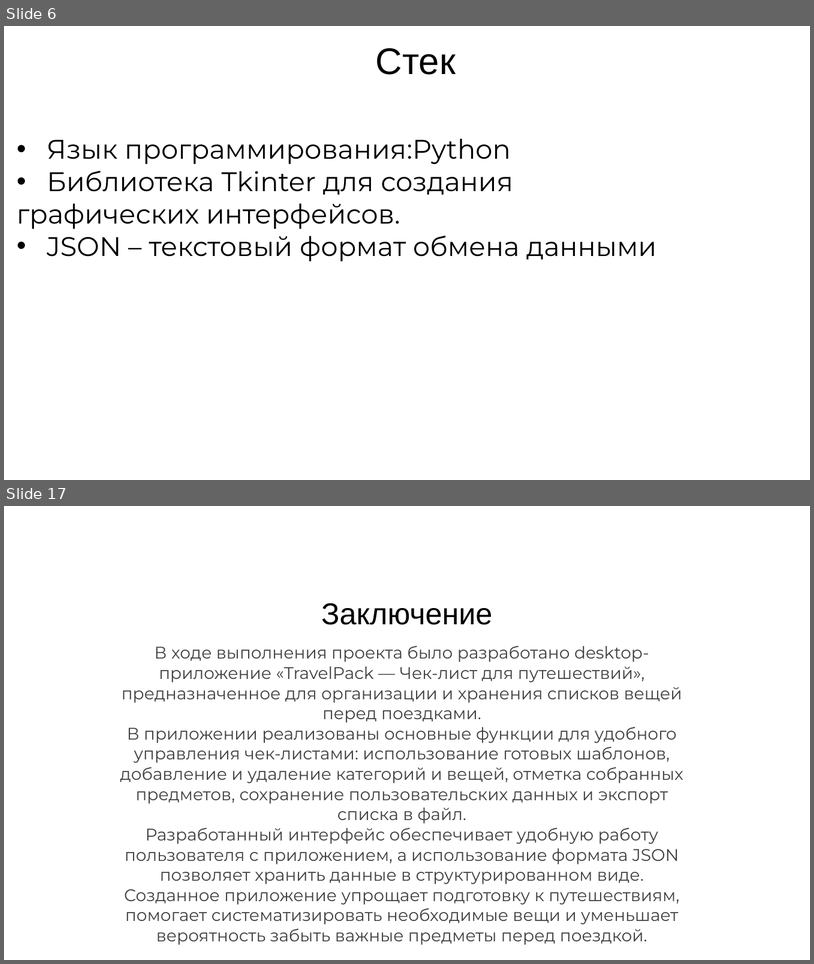
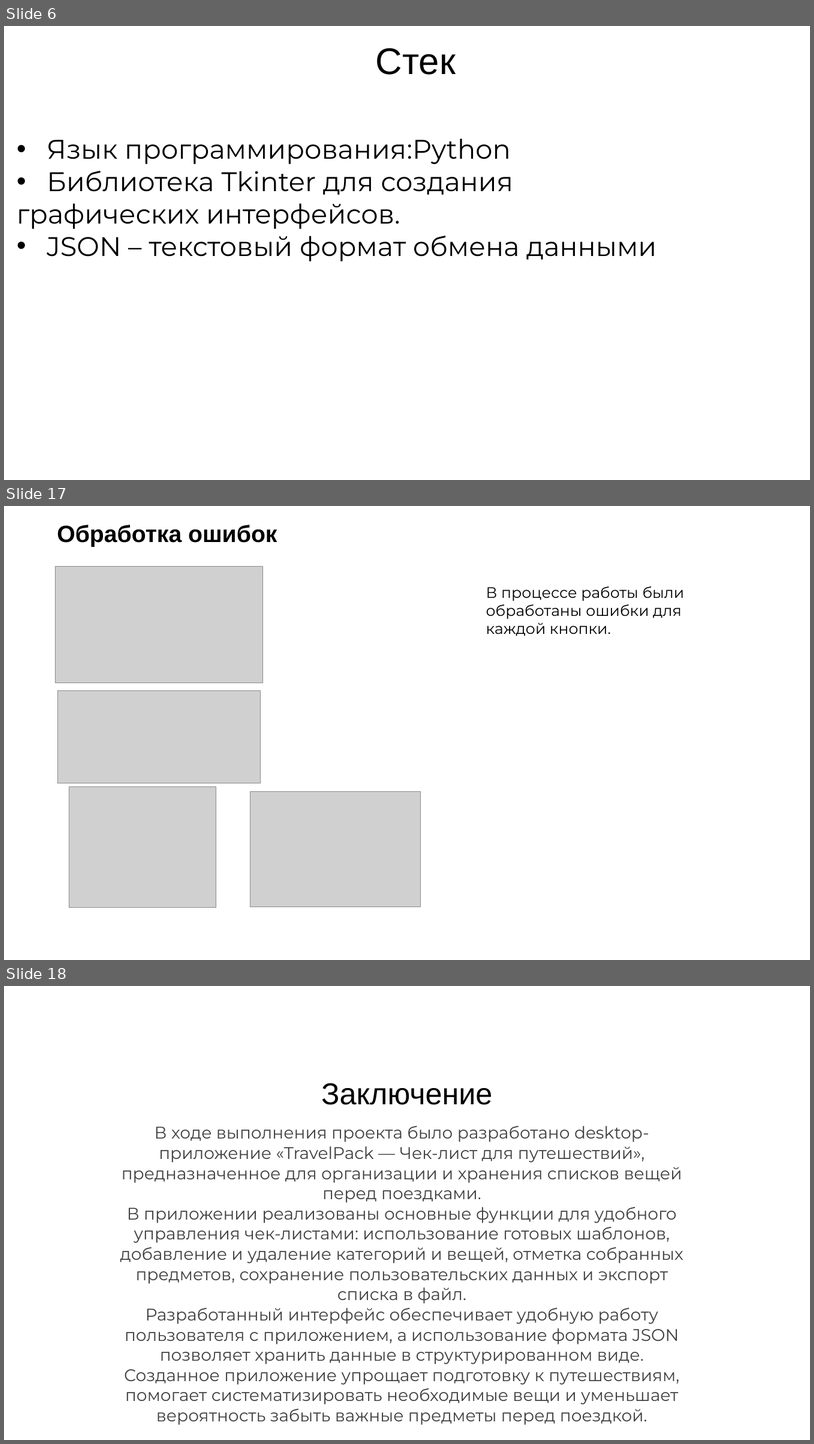
Before and after one commit to Samira13456/project3, a slide deck: pr3.pptx. Shown one above the other, each under a label of ours: slides 6 and 17 before the commit, slides 6, 17 and 18 after it; the slides between them are not shown. The pictures are 814x964 and 814x1444 pixels, drawn with LibreOffice and Linux fonts; fonts in the diff are those of the drawing; grey boxes stand for pictures; background and template pictures are left out. Boxes give left, top, right and bottom in pixels: in the first picture for what was removed or moved away, otherwise in the second. Text is boxed around its words. In the diff, an @@ line names an element or a change of style, - is before the commit and + after.

```diff
--- a/pr3.pptx
+++ b/pr3.pptx
@@ slide 17 added at [4, 506, 810, 960], background picture (left out) @@
@@ text added at [57, 525, 277, 547], 28 pt, text #000000, bold @@
+Обработка ошибок
@@ rounded rectangle added at [52, 554, 431, 913], fill #FFFFFF at 50% opacity, outline #FFFFFF 0.25 pt @@
@@ rounded rectangle added at [468, 554, 763, 913], fill #FFFFFF at 50% opacity, outline #FFFFFF 0.25 pt @@
@@ picture added at [56, 567, 263, 683] @@
@@ text added at [486, 586, 685, 636], 18 pt, text #000000 @@
+В процессе работы были обработаны ошибки для каждой кнопки.
@@ picture added at [58, 691, 260, 783] @@
@@ picture added at [69, 787, 216, 907] @@
@@ picture added at [250, 792, 421, 907] @@
@@ what was slide 17 is now slide 18 @@
```
Also in this commit, not shown: 8 slides changed, 2 other slides added, 2 slides removed.
